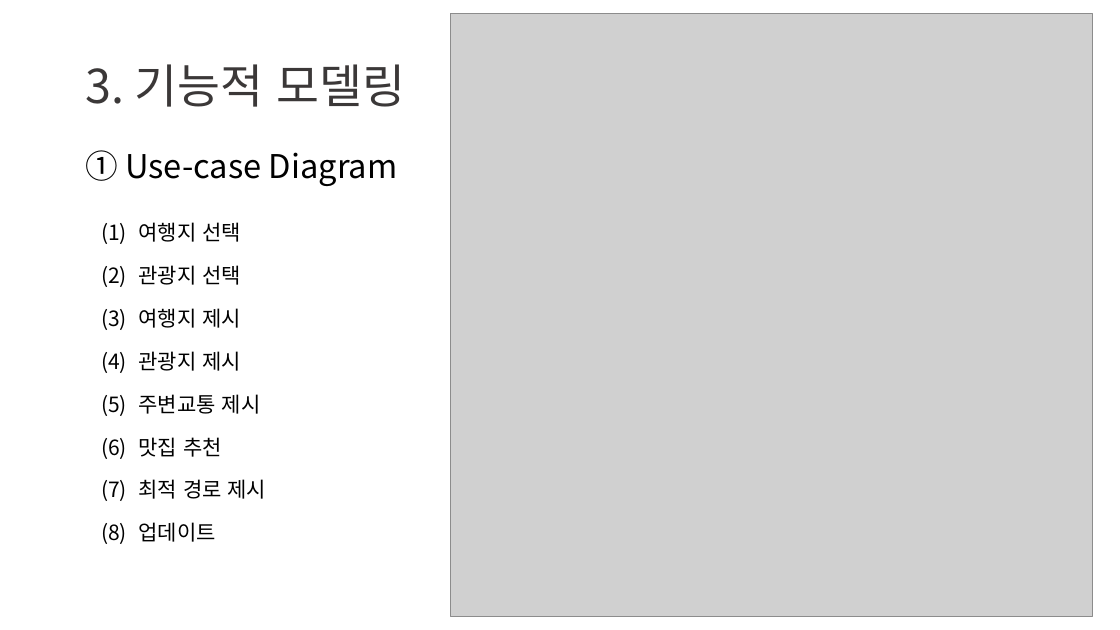
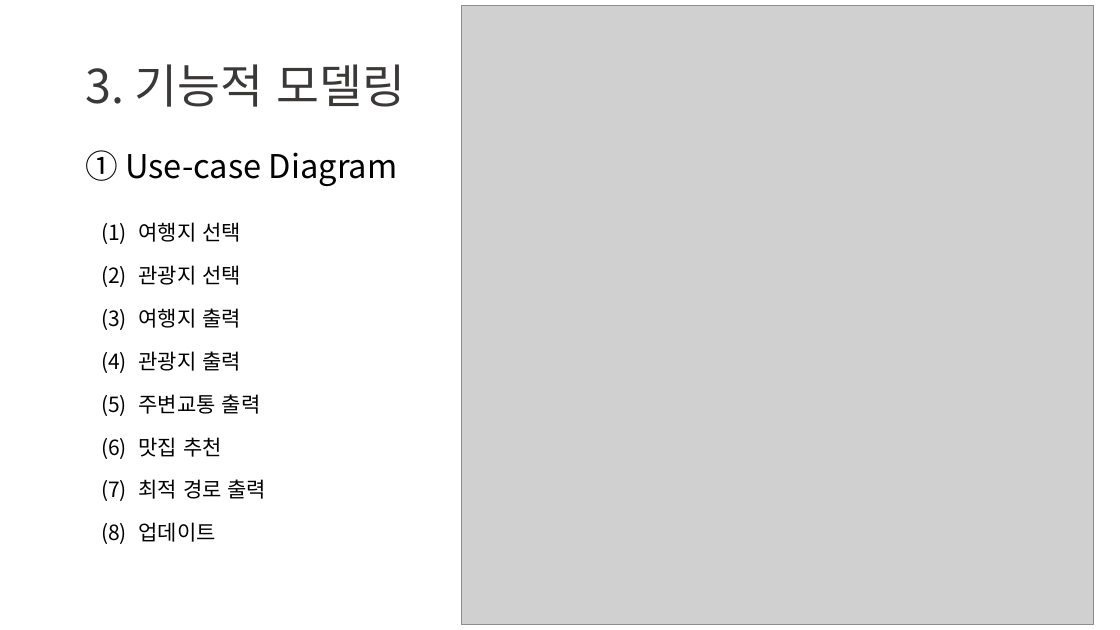
Before and after one commit to cjychoi/SD_2019_2_team7, a slide deck: slide 9 of 문서/발표자료/1차 발표_프로젝트 계획 및 요구명세 발표자료_7조.pptx. Drawn at 1120x630 pixels with LibreOffice and Linux fonts; fonts in the diff are those of the drawing; grey boxes stand for pictures. Boxes give left, top, right and bottom in pixels: in the first picture for what was removed or moved away, otherwise in the second. Text is boxed around its words. In the diff, an @@ line names an element or a change of style, - is before the commit and + after.

```diff
--- a/문서/발표자료/1차 발표_프로젝트 계획 및 요구명세 발표자료_7조.pptx
+++ b/문서/발표자료/1차 발표_프로젝트 계획 및 요구명세 발표자료_7조.pptx
@@ picture: place and size @@
-picture at bbox=[451, 13, 1093, 616]
+picture at bbox=[461, 5, 1093, 624]
@@ text at bbox=[139, 308, 261, 414]: text changed @@
-(3) 여행지 제시
-(4) 관광지 제시
-(5) 주변교통 제시
+(3) 여행지 출력
+(4) 관광지 출력
+(5) 주변교통 출력
@@ text at bbox=[139, 479, 267, 499]: text changed @@
-(7) 최적 경로 제시
+(7) 최적 경로 출력
```
Also in this commit, not shown: 1 other slide changed, 1 other file.
